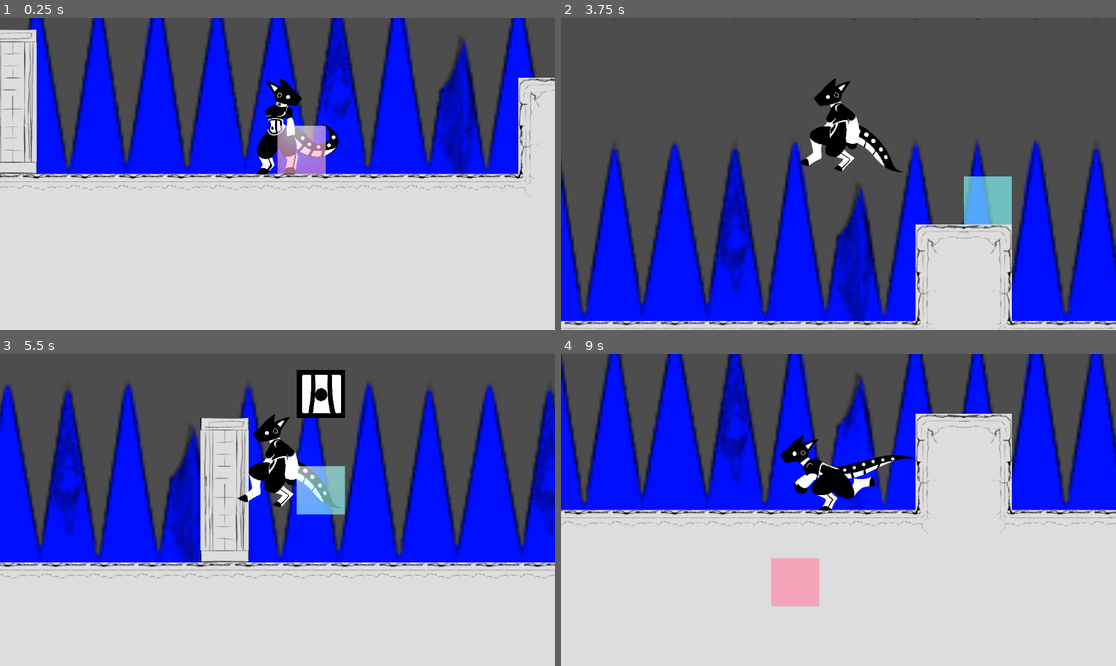
Above: before the commit, frames 1-4 (two rows, left to right).
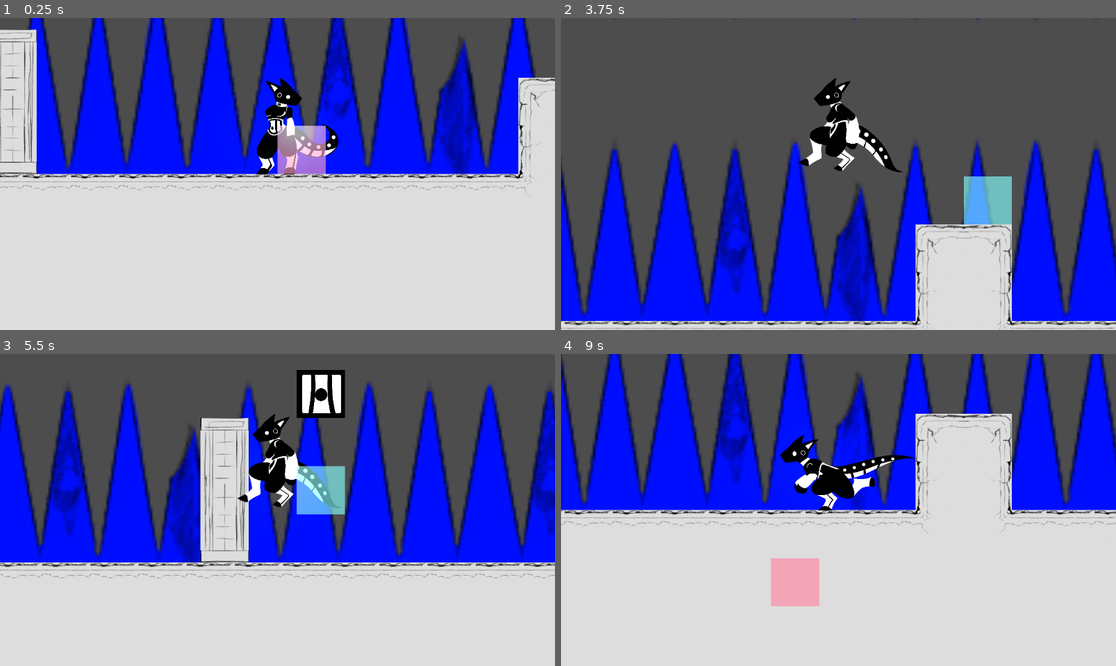
Above: after the commit, the same moments.

Repository: scales-in-git/TeamTime
Game: Godot game, scene res://Scenes/Levels/Debug/DebugLevel.tscn
Same seed, same stepped clock (60 frames per second), same inputs: the game is played once before the commit and once after it. The project has no main scene, so this scene is started directly.
Inputs (mouse positions are in pixels of both pictures, inside the frame that each line leads up to):
- Up to frame 1 (0.25 s): no input
- Up to frame 2 (3.75 s): tap Enter (ui_accept) at 0.5 s; move the mouse to (960, 158) at 0.52 s; hold D (player_right) 0.53-1.28 s; tap Space (player_jump) at 0.6, 0.77, 1.07, 1.52, 1.55, 1.82, 2.3, 3.02, 3.05, 3.32 s; click (960, 158) at 0.67 s; move the mouse to (727, 189) at 1.27 s; hold S 1.28-2.03 s; right-click (727, 189) at 1.35 s; move the mouse to (894, 105) at 2.02 s; press the mouse at (894, 105) at 2.03 s; hold D (player_right) 2.03-2.78 s; move the mouse to (810, 236) at 2.77 s; release the mouse at (810, 236) at 2.78 s; hold W (player_up) 2.78-3.53 s; tap Q (player_delete_all) at 2.85 s; click (810, 236) at 2.92 s; move the mouse to (1005, 220) at 3.52 s; hold A (player_left) from 3.53 s (still down); hold E (player_interact) from 3.53 s (still down)
- Up to frame 3 (5.5 s): tap Space (player_jump) at 3.77, 3.8, 4.07, 4.52, 4.55, 4.82, 5.1 s; move the mouse to (111, 463) at 4.27 s; release E (player_interact) at 4.28 s; tap F at 4.35 s; move the mouse to (305, 510) at 5.02 s; release A (player_left) at 5.03 s; hold S from 5.03 s (still down); click (305, 510) at 5.17 s
- Up to frame 4 (9 s): move the mouse to (755, 432) at 5.77 s; release S at 5.78 s; hold D (player_right) 5.78-6.53 s; right-click (755, 432) at 5.85 s; tap Space (player_jump) at 6.02, 6.05, 6.32, 6.77, 6.8, 7.07, 7.52, 7.55, 7.82, 8.3 s; move the mouse to (960, 494) at 6.52 s; press the mouse at (960, 494) at 6.53 s; hold W (player_up) 6.53-7.28 s; move the mouse to (727, 525) at 7.27 s; release the mouse at (727, 525) at 7.28 s; hold D (player_right) 7.28-8.03 s; tap Q (player_delete_all) at 7.35 s; click (727, 525) at 7.42 s; move the mouse to (894, 441) at 8.02 s; hold S 8.03-8.78 s; hold E (player_interact) 8.03-8.78 s; move the mouse to (810, 572) at 8.77 s; hold A (player_left) from 8.78 s (still down); tap F at 8.85 s

The runs differ from the first frame. In frame 2, less than 0.1% of the frame differs, in the area x 41-65%, y 34-52%; in frame 3, 0.4%; in frame 4, 0.4%, in the area x 35-62%, y 20-50%.

Commit message:
Flippy and animations fixes
flips the sprite via transform so the lights also flip but nothing else

also now falling puts the falling sprite

Diff:
--- a/Scenes/Characters/Player/Player.gd
+++ b/Scenes/Characters/Player/Player.gd
@@ -31,7 +31,13 @@
 
 
 	if walk_magnitude != 0.0:
-		animated_sprite.flip_h= (walk_magnitude<0.0)
+		var is_left:= (animated_sprite.scale.x<0.0)
+		var moving_left:bool= (walk_magnitude<0.0)
+
+		if is_left and not moving_left: animated_sprite.scale.x=animated_sprite.scale.x*-1
+
+		if moving_left and not is_left: animated_sprite.scale.x=animated_sprite.scale.x*-1
+
 
 	if is_on_floor():
 		if walk_magnitude != 0.0:
@@ -39,12 +45,13 @@
 
 		if walk_magnitude==0.0:
 			animated_sprite.Idle()
+	else:
+		animated_sprite.Jump()
 
 	velocity.y += gravity*delta
 
 	if Input.is_action_just_pressed("player_jump") and is_on_floor():
 		velocity.y = -jump_strength
-		animated_sprite.Jump()
 
 	move_and_slide()
 
--- a/Scenes/Characters/Player/Player.tscn
+++ b/Scenes/Characters/Player/Player.tscn
@@ -34,11 +34,29 @@
 [node name="Sprite2D" type="AnimatedSprite2D" parent="CanvasGroup"]
 z_index = 1
 position = Vector2(0, -68.041)
-scale = Vector2(0.273973, 0.273973)
+scale = Vector2(0.274, 0.274)
 sprite_frames = ExtResource("2_gqvyu")
 animation = &"Idle"
 offset = Vector2(0, -113)
 script = ExtResource("3_ov5rv")
+
+[node name="Player Glow" type="PointLight2D" parent="CanvasGroup/Sprite2D"]
+position = Vector2(144.176, -89.2753)
+scale = Vector2(4.3612, 3.95291)
+energy = 0.5
+shadow_enabled = true
+texture = ExtResource("8_xst4l")
+texture_scale = 0.3
+height = 100.0
+
+[node name="Player Glow2" type="PointLight2D" parent="CanvasGroup/Sprite2D"]
+position = Vector2(144.176, -89.2753)
+scale = Vector2(4.3612, 3.95291)
+energy = 0.5
+shadow_enabled = true
+texture = ExtResource("8_xst4l")
+texture_scale = 0.1
+height = 100.0
 
 [node name="Camera2D" type="Camera2D" parent="."]
 physics_interpolation_mode = 1
@@ -87,23 +105,5 @@
 position = Vector2(50, 50)
 shape = SubResource("RectangleShape2D_gqvyu")
 
-[node name="Player Glow" type="PointLight2D" parent="."]
-position = Vector2(39.5005, -92.5)
-scale = Vector2(1.19485, 1.08299)
-energy = 0.5
-shadow_enabled = true
-texture = ExtResource("8_xst4l")
-texture_scale = 0.3
-height = 100.0
-
-[node name="Player Glow2" type="PointLight2D" parent="."]
-position = Vector2(39.5005, -92.5)
-scale = Vector2(1.19485, 1.08299)
-energy = 0.5
-shadow_enabled = true
-texture = ExtResource("8_xst4l")
-texture_scale = 0.1
-height = 100.0
-
 [connection signal="body_entered" from="BlockPlaceHelper/BlockPlaceCollision" to="BlockPlaceHelper" method="_on_block_place_collision_body_entered"]
 [connection signal="body_exited" from="BlockPlaceHelper/BlockPlaceCollision" to="BlockPlaceHelper" method="_on_block_place_collision_body_exited"]
